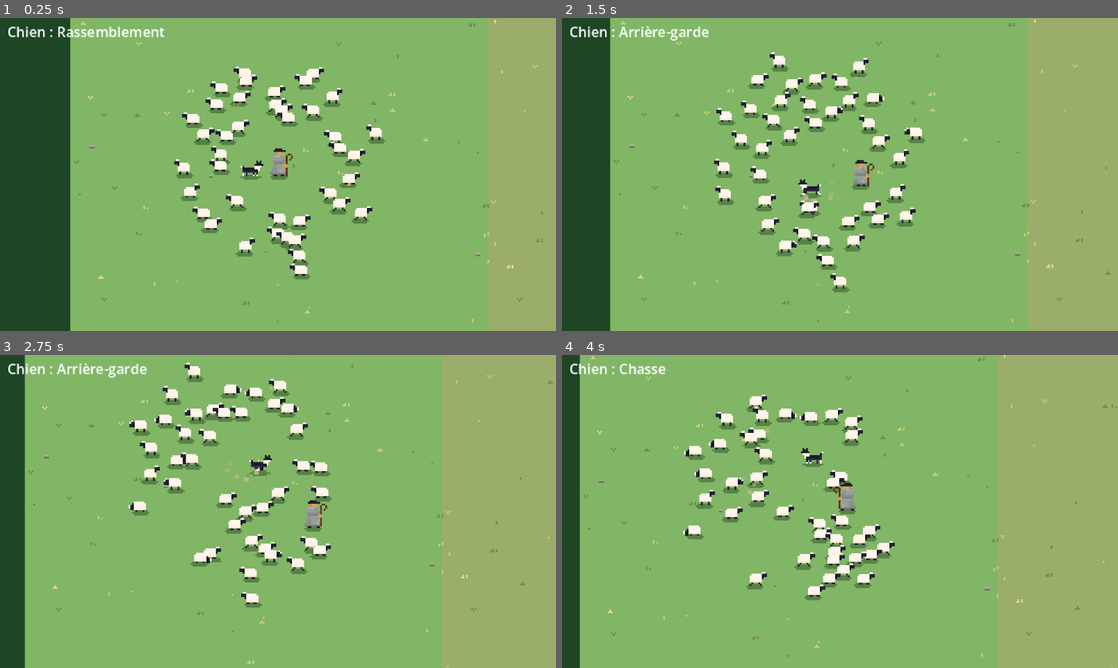
Above: before the commit, frames 1-4 (two rows, left to right).
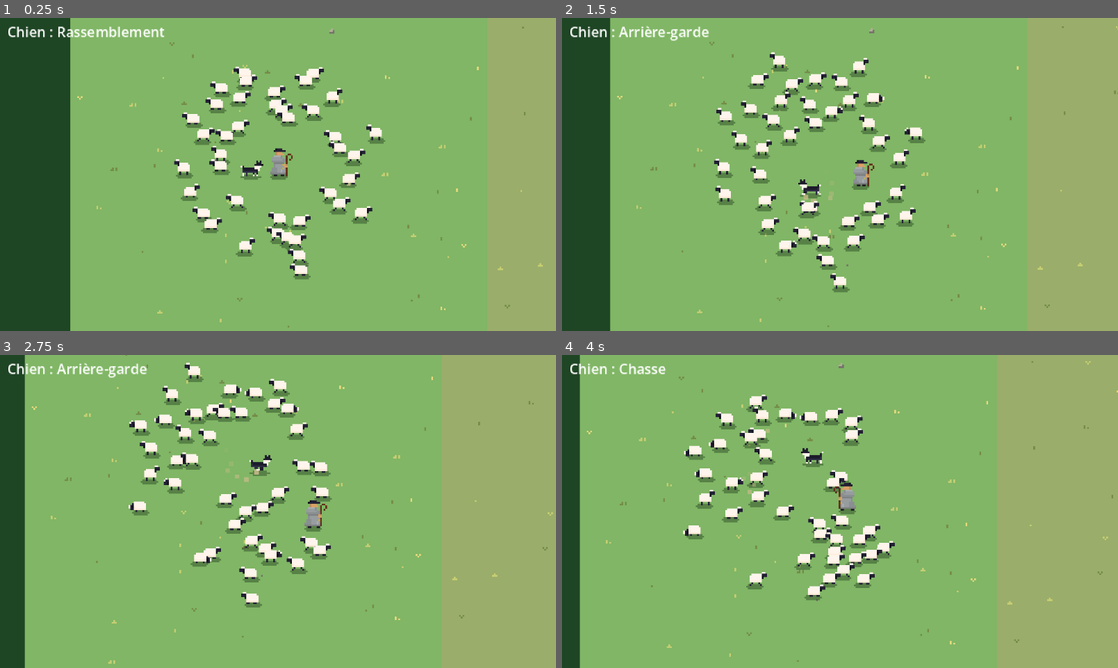
Above: after the commit, the same moments.

Repository: jaimegomesparente/wooly-caravan
Game: Godot game, scene res://scenes/main/main.tscn
Two runs of this game, one before a commit and one after it. Both use one fixed random seed, a clock stepped at 60 frames per second and the inputs below.
Inputs (mouse positions are in pixels of both pictures, inside the frame that each line leads up to):
- Up to frame 1 (0.25 s): no input
- Up to frame 2 (1.5 s): move the mouse to (962, 158) at 0.52 s; hold Right (move_right) 0.53-1.28 s; tap Space (dog_mode) at 0.6 s; move the mouse to (728, 190) at 1.27 s; hold Down (move_down) from 1.28 s (still down); tap Mouse wheel up (zoom_in) at 1.35 s
- Up to frame 3 (2.75 s): move the mouse to (333, 442) at 2.02 s; release Down (move_down) at 2.03 s; hold Right (move_right) from 2.03 s (still down); hold Mouse wheel down (zoom_out) from 2.03 s (still down)
- Up to frame 4 (4 s): move the mouse to (812, 574) at 2.77 s; release Right (move_right) at 2.78 s; release Mouse wheel down (zoom_out) at 2.78 s; hold Up (move_up) 2.78-3.53 s; tap Space (dog_mode) at 2.85 s; move the mouse to (1006, 558) at 3.52 s; hold Left (move_left) from 3.53 s (still down); hold Mouse wheel up (zoom_in) from 3.53 s (still down)

The runs differ from the first frame. In frame 1, 0.5% of the frame differs, in the area x 13-98%, y 0-99%; in frame 2, 0.5%; in frame 3, 0.5%; in frame 4, 0.6%, in the area x 3-100%, y 0-100%.

Commit message:
chore(main): shorter trip for testing

Diff:
--- a/scenes/main/main.tscn
+++ b/scenes/main/main.tscn
@@ -24,6 +24,9 @@
 [node name="Ground" type="Node2D" parent="." unique_id=1590427545]
 z_index = -2
 script = ExtResource("4_ground")
+length = 1200.0
+tuft_count = 315
+stone_count = 27
 
 [node name="Shepherd" parent="." unique_id=1167479979 instance=ExtResource("2_shepherd")]
 position = Vector2(120, 150)
